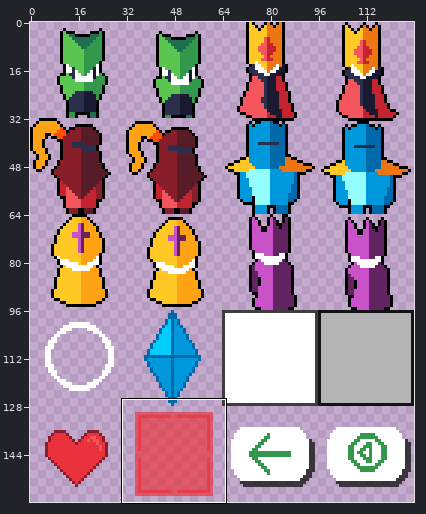
Two states of a sprite sheet, assets/sprites.png. Above: a wide view before the commit, with the close-up outlined.
Close-up. The starting point:
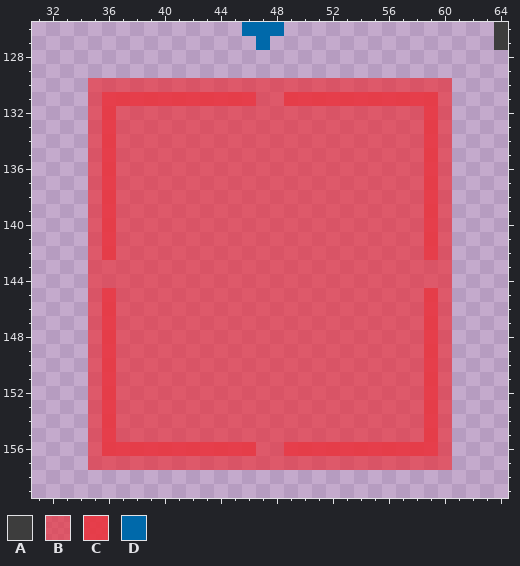
The file is 128x160 pixels. Shown: x 31..64, y 126..159.
Palette (. is transparent): A #3d3d3d  B #ea323cad  C #ea323ce5  D #0069aa
Pixels before, first column x 35:
126 ...........DDD...............A
127 ............D................A
128 ..............................
129 ..............................
130 BBBBBBBBBBBBBBBBBBBBBBBBBB....
131 BCCCCCCCCCCCBBCCCCCCCCCCCB....
132 BCBBBBBBBBBBBBBBBBBBBBBBCB....
133 BCBBBBBBBBBBBBBBBBBBBBBBCB....
134 BCBBBBBBBBBBBBBBBBBBBBBBCB....
135 BCBBBBBBBBBBBBBBBBBBBBBBCB....
136 BCBBBBBBBBBBBBBBBBBBBBBBCB....
137 BCBBBBBBBBBBBBBBBBBBBBBBCB....
138 BCBBBBBBBBBBBBBBBBBBBBBBCB....
139 BCBBBBBBBBBBBBBBBBBBBBBBCB....
140 BCBBBBBBBBBBBBBBBBBBBBBBCB....
141 BCBBBBBBBBBBBBBBBBBBBBBBCB....
142 BCBBBBBBBBBBBBBBBBBBBBBBCB....
143 BBBBBBBBBBBBBBBBBBBBBBBBBB....
144 BBBBBBBBBBBBBBBBBBBBBBBBBB....
145 BCBBBBBBBBBBBBBBBBBBBBBBCB....
146 BCBBBBBBBBBBBBBBBBBBBBBBCB....
147 BCBBBBBBBBBBBBBBBBBBBBBBCB....
148 BCBBBBBBBBBBBBBBBBBBBBBBCB....
149 BCBBBBBBBBBBBBBBBBBBBBBBCB....
150 BCBBBBBBBBBBBBBBBBBBBBBBCB....
151 BCBBBBBBBBBBBBBBBBBBBBBBCB....
152 BCBBBBBBBBBBBBBBBBBBBBBBCB....
153 BCBBBBBBBBBBBBBBBBBBBBBBCB....
154 BCBBBBBBBBBBBBBBBBBBBBBBCB....
155 BCBBBBBBBBBBBBBBBBBBBBBBCB....
156 BCCCCCCCCCCCBBCCCCCCCCCCCB....
157 BBBBBBBBBBBBBBBBBBBBBBBBBB....
Once edited:
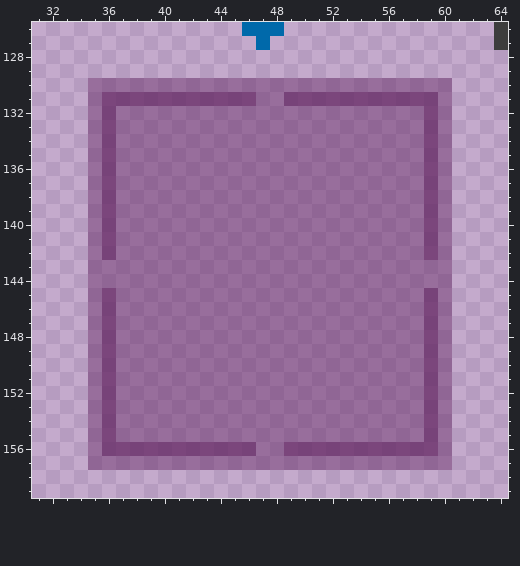
Change:
colour B: #ea323cad -> #62246173
colour C: #ea323ce5 -> #622461be
